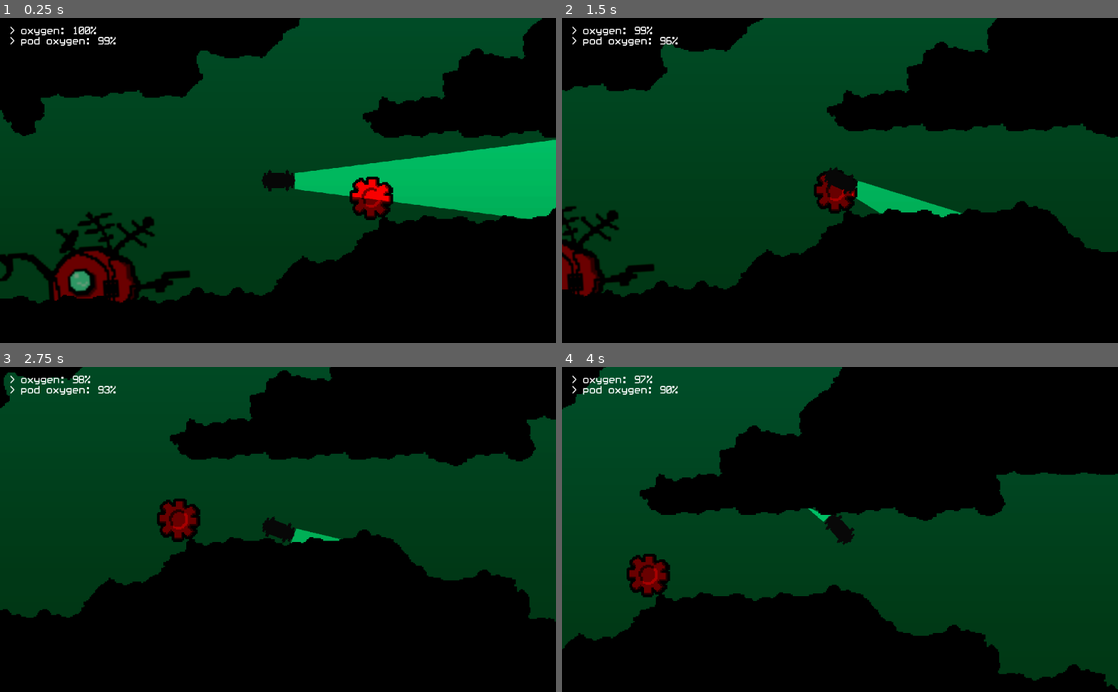
Above: before the commit, frames 1-4 (two rows, left to right).
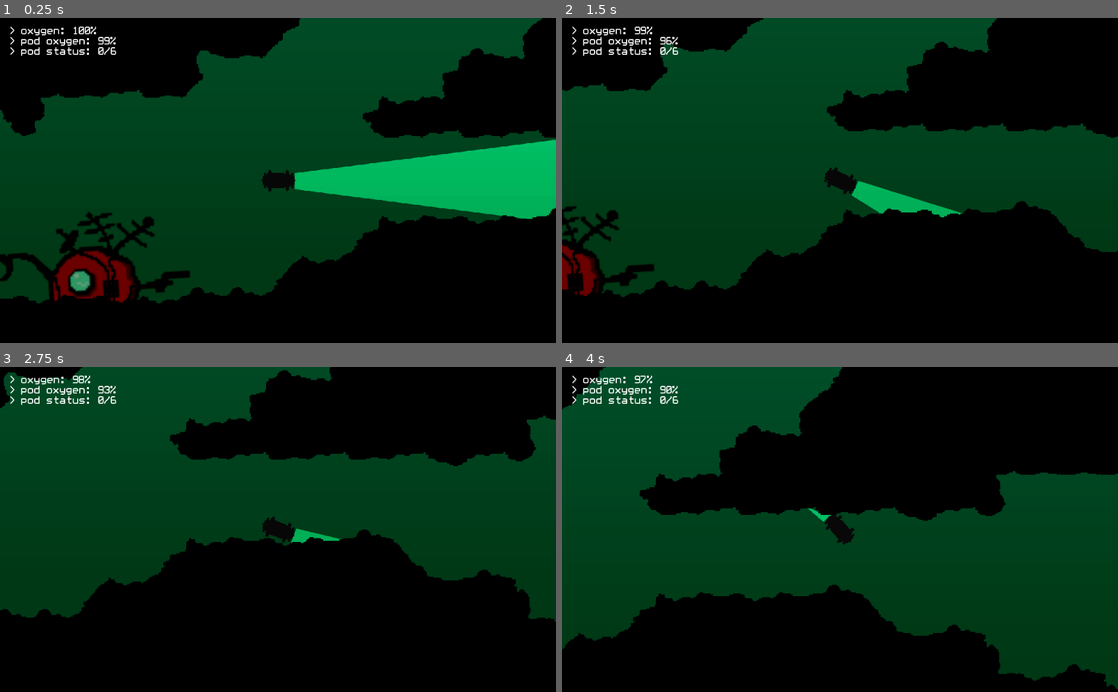
Above: after the commit, the same moments.

Repository: Jayshua/keep_it_alive
Game: Godot game, scene res://Main.tscn
The game is run twice, just before and just after one commit, with the same random seed, the same clock (stepped at 60 frames per second) and the same inputs.
Inputs:
- Up to frame 1 (0.25 s): no input
- Up to frame 2 (1.5 s): tap Enter (ui_accept) at 0.5, 0.77 s; hold D (move_right) 0.53-1.28 s; hold S (move_down) from 1.28 s (still down)
- Up to frame 3 (2.75 s): tap Enter (ui_accept) at 1.52 s; release S (move_down) at 2.03 s; hold D (move_right) from 2.03 s (still down)
- Up to frame 4 (4 s): release D (move_right) at 2.78 s; hold W (move_up) 2.78-3.53 s; tap Enter (ui_accept) at 3.02, 3.77 s; hold A (move_left) from 3.53 s (still down)

The runs differ from the first frame. In frame 1, 1.0% of the frame differs, in the area x 1-71%, y 8-63%; in frame 2, 0.8%; in frame 3, 1.0%; in frame 4, 1.0%.

Commit message:
Add Items

Diff:
--- /dev/null
+++ b/Item.tscn
@@ -0,0 +1,21 @@
+[gd_scene load_steps=3 format=2]
+
+[ext_resource path="res://sprites/gear.png" type="Texture" id=1]
+
+[sub_resource type="CircleShape2D" id=1]
+radius = 7.94764
+
+[node name="Item" type="Node2D"]
+position = Vector2( 568.638, 292.373 )
+
+[node name="Sprite" type="Sprite" parent="."]
+scale = Vector2( 0.25, 0.25 )
+z_index = -1
+texture = ExtResource( 1 )
+
+[node name="Area2D" type="Area2D" parent="."]
+collision_layer = 32
+collision_mask = 32
+
+[node name="CollisionShape2D" type="CollisionShape2D" parent="Area2D"]
+shape = SubResource( 1 )
--- a/Main.tscn
+++ b/Main.tscn
@@ -1,11 +1,10 @@
-[gd_scene load_steps=21 format=2]
+[gd_scene load_steps=19 format=2]
 
 [ext_resource path="res://Map.tscn" type="PackedScene" id=1]
 [ext_resource path="res://sprites/seaweed.png" type="Texture" id=2]
 [ext_resource path="res://Player.tscn" type="PackedScene" id=3]
 [ext_resource path="res://Ship.tscn" type="PackedScene" id=4]
 [ext_resource path="res://WorldEnvironment.gd" type="Script" id=5]
-[ext_resource path="res://sprites/gear.png" type="Texture" id=6]
 [ext_resource path="res://Main.gd" type="Script" id=10]
 [ext_resource path="res://OxygenCLI.gd" type="Script" id=11]
 [ext_resource path="res://fonts/whitrabt.ttf" type="DynamicFontData" id=12]
@@ -56,12 +55,9 @@
 glow_hdr_threshold = 0.17
 adjustment_enabled = true
 
-[sub_resource type="DynamicFont" id=13]
+[sub_resource type="DynamicFont" id=10]
 size = 20
 font_data = ExtResource( 12 )
-
-[sub_resource type="CircleShape2D" id=14]
-radius = 7.94764
 
 [node name="Node2D" type="Node2D"]
 script = ExtResource( 10 )
@@ -94,24 +90,9 @@
 margin_top = 16.0
 margin_right = 134.0
 margin_bottom = 30.0
-custom_fonts/font = SubResource( 13 )
+custom_fonts/font = SubResource( 10 )
 text = "> oxygen: 29%"
 script = ExtResource( 11 )
 __meta__ = {
 "_edit_use_anchors_": false
 }
-
-[node name="Node2D" type="Node2D" parent="."]
-position = Vector2( 574.918, 282.429 )
-
-[node name="Sprite" type="Sprite" parent="Node2D"]
-scale = Vector2( 0.25, 0.25 )
-z_index = -1
-texture = ExtResource( 6 )
-
-[node name="Area2D" type="Area2D" parent="Node2D"]
-collision_layer = 32
-collision_mask = 32
-
-[node name="CollisionShape2D" type="CollisionShape2D" parent="Node2D/Area2D"]
-shape = SubResource( 14 )
--- a/Map.tscn
+++ b/Map.tscn
@@ -1,7 +1,8 @@
-[gd_scene load_steps=11 format=2]
+[gd_scene load_steps=12 format=2]
 
 [ext_resource path="res://sprites/MapTiles.tres" type="TileSet" id=1]
 [ext_resource path="res://current/Current.tscn" type="PackedScene" id=2]
+[ext_resource path="res://Item.tscn" type="PackedScene" id=3]
 
 [sub_resource type="Gradient" id=1]
 offsets = PoolRealArray( 0.00977995, 0.180929, 0.391198 )
@@ -141,3 +142,30 @@
 [node name="CollisionShape2D" type="CollisionShape2D" parent="Surface"]
 position = Vector2( 0, 11.9408 )
 shape = SubResource( 8 )
+
+[node name="Item" parent="." instance=ExtResource( 3 )]
+position = Vector2( 705.389, 440.688 )
+
+[node name="Item2" parent="." instance=ExtResource( 3 )]
+position = Vector2( 637.808, 484.243 )
+
+[node name="Item3" parent="." instance=ExtResource( 3 )]
+position = Vector2( 171.305, 476.369 )
+
+[node name="Item6" parent="." instance=ExtResource( 3 )]
+position = Vector2( 369.966, 101.592 )
+
+[node name="Item7" parent="." instance=ExtResource( 3 )]
+position = Vector2( 552.903, 131.9 )
+
+[node name="Item8" parent="." instance=ExtResource( 3 )]
+position = Vector2( 389.541, 286.547 )
+
+[node name="Item9" parent="." instance=ExtResource( 3 )]
+position = Vector2( 184.661, 51.1175 )
+
+[node name="Item4" parent="." instance=ExtResource( 3 )]
+position = Vector2( 883.895, 535.563 )
+
+[node name="Item5" parent="." instance=ExtResource( 3 )]
+position = Vector2( 858.013, 264.477 )
--- a/OxygenCLI.gd
+++ b/OxygenCLI.gd
@@ -15,11 +15,15 @@
 
 	if connected:
 		self.text += "\n> pod oxygen: " + _percentage((ship_oxygen / 50) * 100)
+		self.text += "\n> pod status: " + String(ship.item_count) + "/" + String(ship.MISSING_ITEMS)
 	else:
-		self.text += "\n> pod oxygen: connection lost"
+		self.text += "\n> pod: connection lost"
 
 	if exchanging:
 		self.text += "\n> transferring oxygen"
 
+	if player.has_item:
+		self.text += "\n> cargo: pod fragment"
+
 func _percentage(value):
 	return String(int(value)) + "%"
--- a/Player.gd
+++ b/Player.gd
@@ -10,6 +10,7 @@
 
 var velocity = Vector2(0, 0)
 var player_oxygen = 100
+var has_item = false
 
 
 func _physics_process(delta):
@@ -39,11 +40,16 @@
 			if current.get_parent().needs_oxygen():
 				current.get_parent().give_oxygen(TRANSFER_RATE)
 				player_oxygen -= TRANSFER_RATE
+
+			if has_item:
+				current.get_parent().give_item()
+				has_item = false
 		elif current.get_collision_layer_bit(1):
 			in_current = true
 			velocity += current.get_force_vector()
-		elif current.get_collision_layer_bit(4):
-			print("Take")
+		elif current.get_collision_layer_bit(5):
+			current.get_parent().queue_free()
+			has_item = true
 
 	if velocity.length() > (MAX_CURRENT_SPEED if in_current else MAX_MOVEMENT_SPEED):
 		velocity *= 0.85
--- a/Player.tscn
+++ b/Player.tscn
@@ -42,8 +42,8 @@
 zoom = Vector2( 0.1, 0.1 )
 
 [node name="DetectionArea" type="Area2D" parent="."]
-collision_layer = 31
-collision_mask = 15
+collision_layer = 63
+collision_mask = 47
 
 [node name="DetectionShape" type="CollisionShape2D" parent="DetectionArea"]
 rotation = 1.5708
--- a/Ship.gd
+++ b/Ship.gd
@@ -2,12 +2,14 @@
 
 const MAX_OXYGEN = 50
 const LEAK_RATE = 1.2
+const MISSING_ITEMS = 6
 
 signal player_connection_change(is_connected)
 signal player_exchange_range(is_in_range)
 signal oxygen_change(amount)
 
 var oxygen = MAX_OXYGEN
+var item_count = 0
 
 func _process(delta):
 	_apply_oxygen(LEAK_RATE * delta)
@@ -17,6 +19,9 @@
 
 func give_oxygen(amount):
 	_apply_oxygen(-amount)
+
+func give_item():
+	item_count += 1
 
 func get_oxygen():
 	return oxygen
Not shown: 2 places in Main.tscn that only renumber resources
